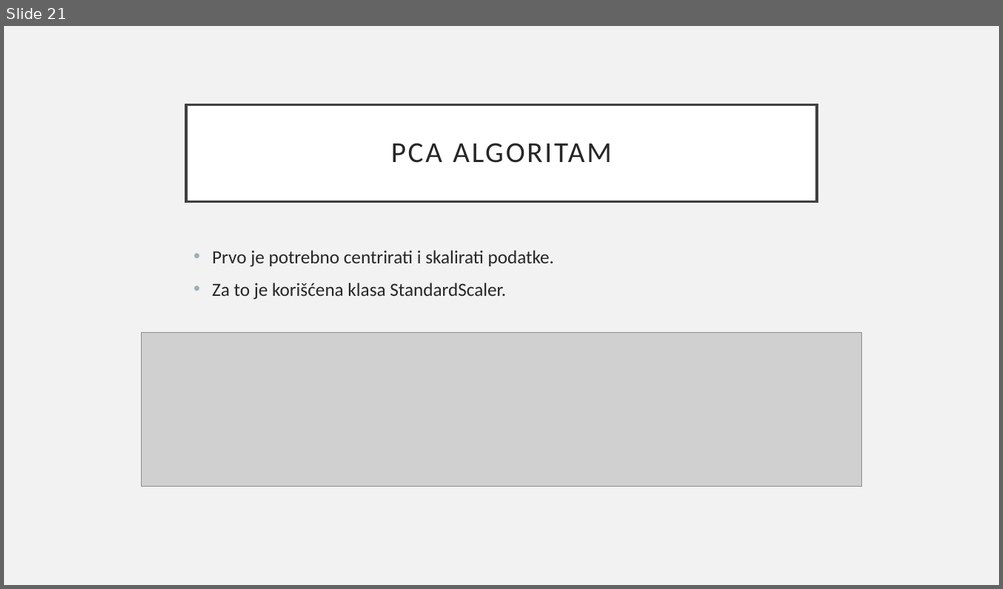
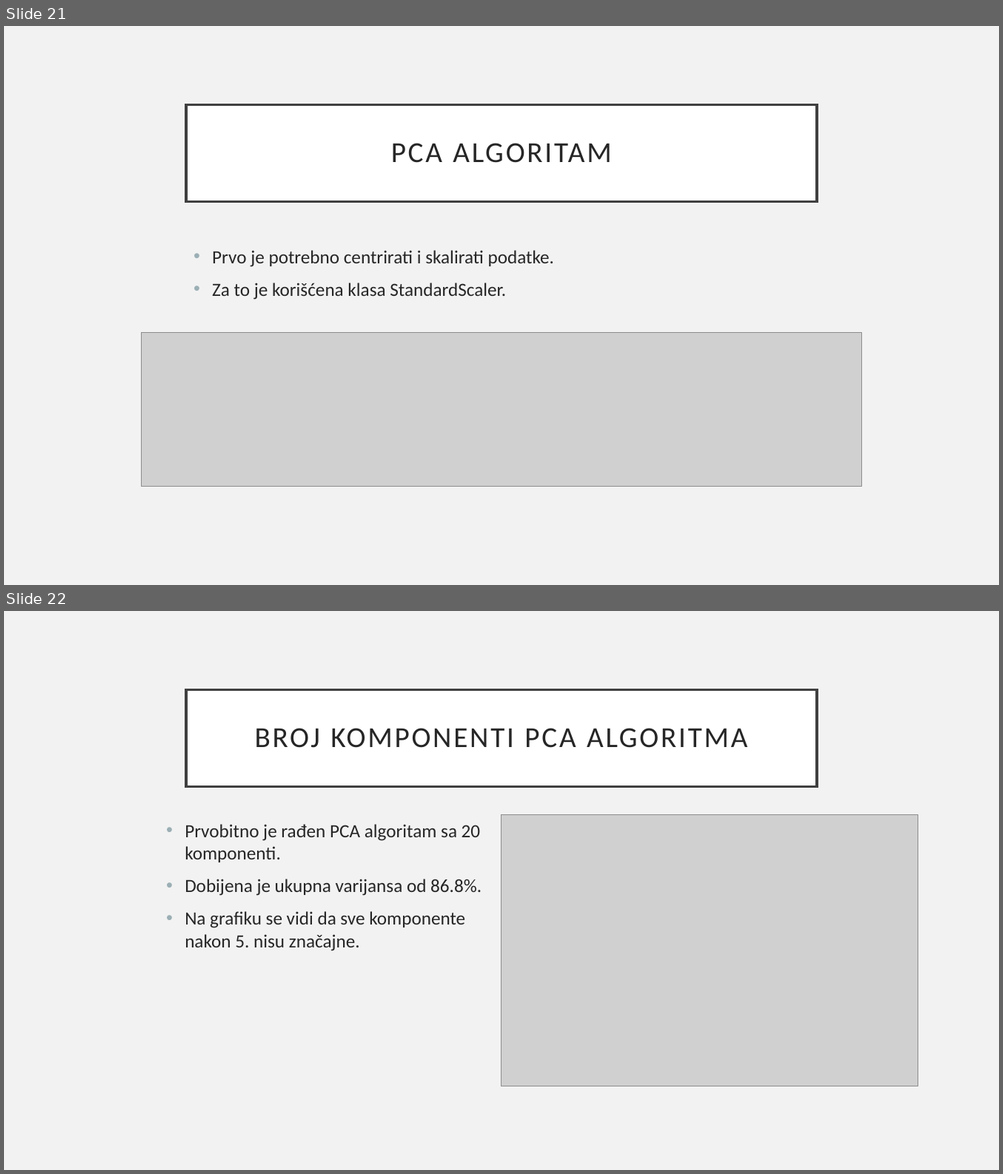
Before and after one commit to mijatkrivokapic/Epileptic-Seizure-Recognition, a slide deck: Detekcija epileptičnih napada pomoću EEG vremenske serije.pptx. Shown one above the other, each under a label of ours: slide 21 before the commit, slides 21 and 22 after it. The pictures are 1003x589 and 1003x1174 pixels, drawn with LibreOffice and Linux fonts; fonts in the diff are those of the drawing; grey boxes stand for pictures. Boxes give left, top, right and bottom in pixels: in the first picture for what was removed or moved away, otherwise in the second. Text is boxed around its words. In the diff, an @@ line names an element or a change of style, - is before the commit and + after.

```diff
--- a/Detekcija epileptičnih napada pomoću EEG vremenske serije.pptx
+++ b/Detekcija epileptičnih napada pomoću EEG vremenske serije.pptx
@@ slide 22 added at [4,611,999,1170], background #F2F2F2 @@
@@ title added at [186,689,817,786], fill #FFFFFF, outline #404040 2.5 pt, 28 pt, text #262626 @@
+BROJ KOMPONENTI PCA ALGORITMA
@@ text added at [185,824,481,951], 18 pt, text #262626 @@
+• Prvobitno je rađen PCA algoritam sa 20 komponenti.
+• Dobijena je ukupna varijansa od 86.8%.
+• Na grafiku se vidi da sve komponente nakon 5. nisu značajne.
@@ picture added at [502,815,918,1087] @@
```
Also in this commit, not shown: 7 slides changed, 7 other slides added, 4 slides removed, 1 other file.
